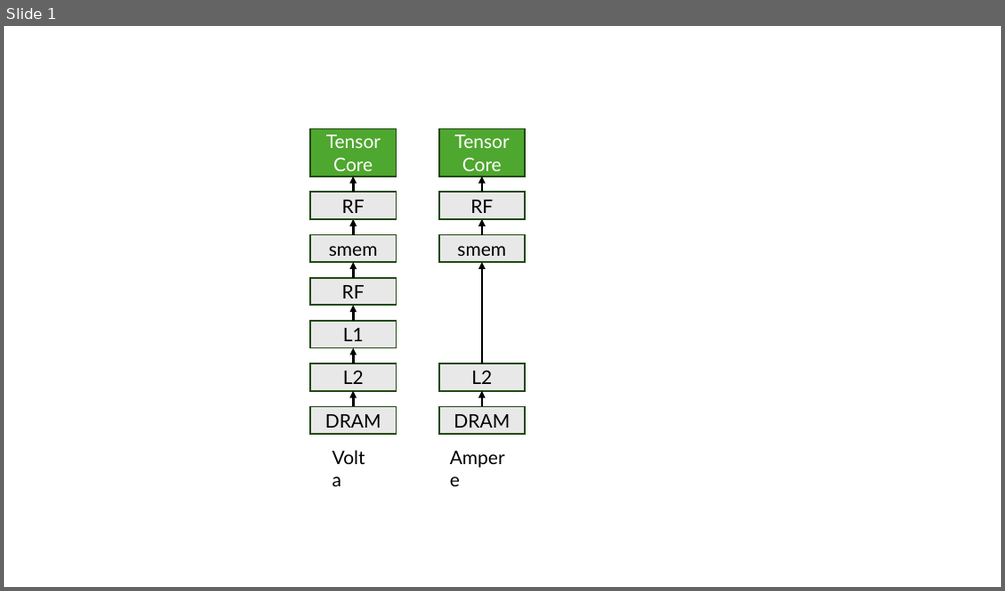
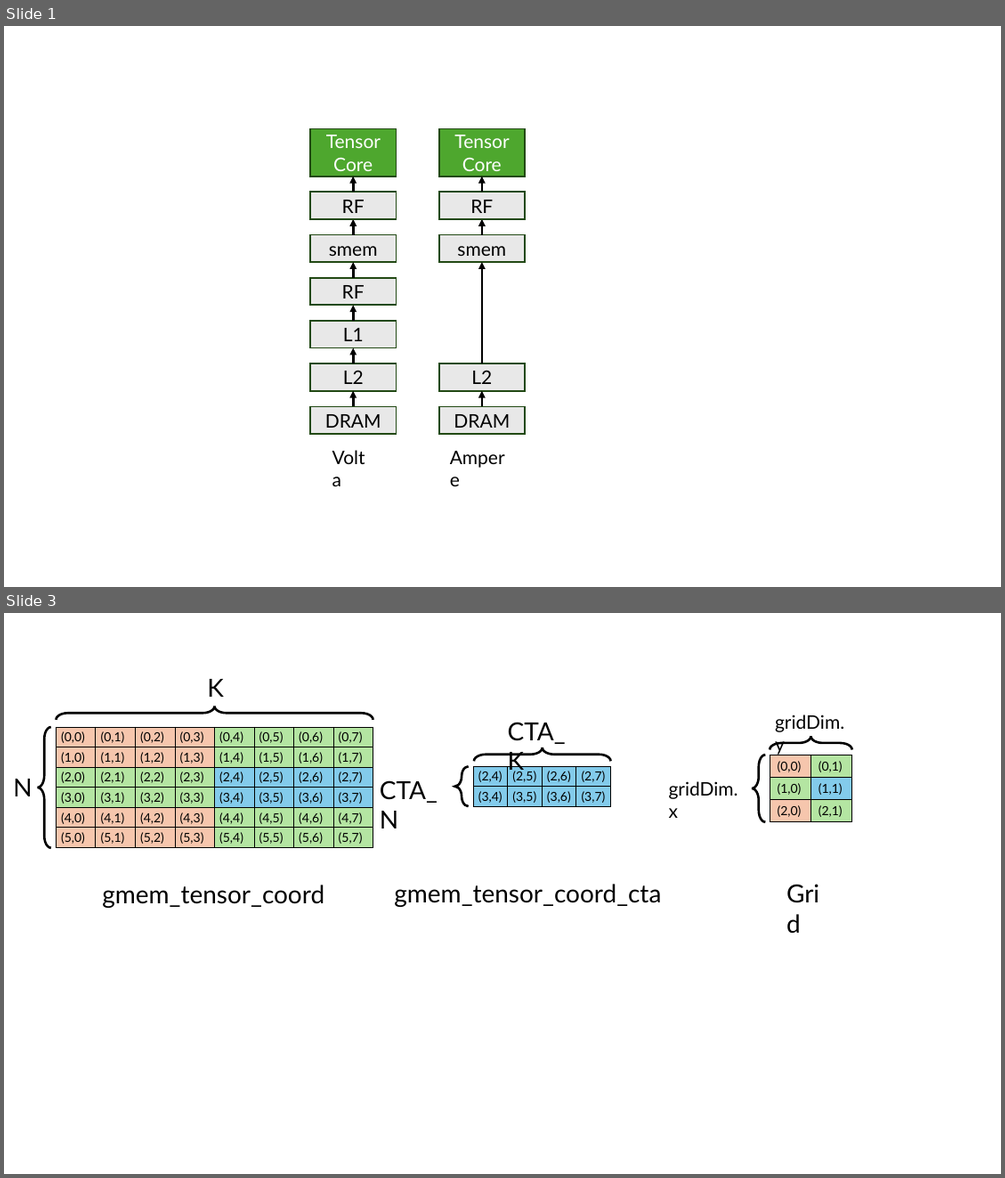
Before and after one commit to Yang-YiFan/Yang-YiFan.github.io, a slide deck: blogs/cute_tma/figures.pptx. Shown one above the other, each under a label of ours: slide 1 before the commit, slides 1 and 3 after it; the slides between them are not shown. The pictures are 1005x591 and 1005x1178 pixels, drawn with LibreOffice and Linux fonts; fonts in the diff are those of the drawing. Boxes give left, top, right and bottom in pixels: in the first picture for what was removed or moved away, otherwise in the second. Text is boxed around its words. In the diff, an @@ line names an element or a change of style, - is before the commit and + after.

```diff
--- a/blogs/cute_tma/figures.pptx
+++ b/blogs/cute_tma/figures.pptx
@@ slide 3 added at (4,613,1001,1174), background #FFFFFF @@
@@ text added at (207,679,224,697), 24 pt, text #000000 @@
+K
@@ right brace added at (57,706,373,720), outline #000000 2.25 pt @@
@@ text added at (775,714,844,755), 18 pt, text #000000 @@
+gridDim.y
@@ right brace added at (38,727,51,848), outline #000000 2.25 pt @@
@@ table added at (57,727,373,848), 6 rows, 8 columns @@
+(0,0) | (0,1) | (0,2) | (0,3) | (0,4) | (0,5) | (0,6) | (0,7)
+(1,0) | (1,1) | (1,2) | (1,3) | (1,4) | (1,5) | (1,6) | (1,7)
+(2,0) | (2,1) | (2,2) | (2,3) | (2,4) | (2,5) | (2,6) | (2,7)
+(3,0) | (3,1) | (3,2) | (3,3) | (3,4) | (3,5) | (3,6) | (3,7)
+(4,0) | (4,1) | (4,2) | (4,3) | (4,4) | (4,5) | (4,6) | (4,7)
+(5,0) | (5,1) | (5,2) | (5,3) | (5,4) | (5,5) | (5,6) | (5,7)
@@ text added at (508,722,566,775), 24 pt, text #000000 @@
+CTA_K
@@ right brace added at (769,737,852,750), outline #000000 2.25 pt @@
@@ right brace added at (455,766,469,806), outline #000000 2.25 pt @@
@@ table added at (474,766,611,806), 2 rows, 4 columns @@
+(2,4) | (2,5) | (2,6) | (2,7)
+(3,4) | (3,5) | (3,6) | (3,7)
@@ right brace added at (474,747,611,761), outline #000000 2.25 pt @@
@@ right brace added at (752,755,765,821), outline #000000 2.25 pt @@
@@ table added at (769,755,852,822), 3 rows, 2 columns @@
+(0,0) | (0,1)
+(1,0) | (1,1)
+(2,0) | (2,1)
@@ text added at (13,779,32,796), 24 pt, text #000000 @@
+N
@@ text added at (380,780,437,828), 24 pt, text #000000 @@
+CTA_N
@@ text added at (669,781,738,818), 18 pt, text #000000 @@
+gridDim.x
@@ text added at (779,875,841,912), 24 pt, text #000000 @@
+Grid
@@ text added at (102,884,324,908), 24 pt, text #000000 @@
+gmem_tensor_coord
@@ text added at (394,884,661,907), 24 pt, text #000000 @@
+gmem_tensor_coord_cta
```
Also in this commit, not shown: 1 other slide added, 3 other files.
